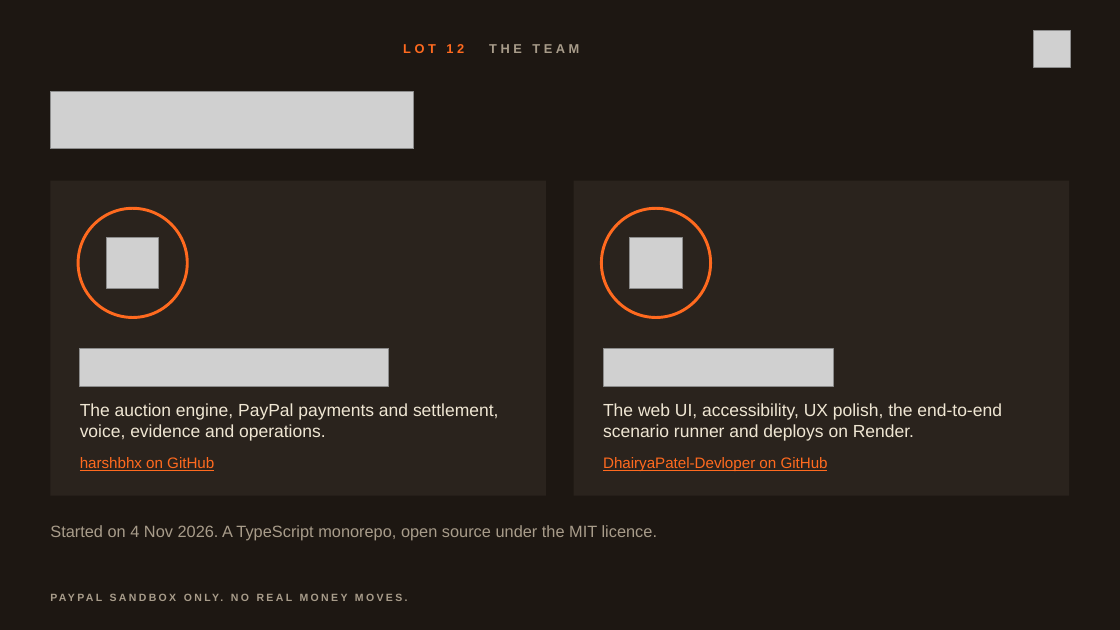
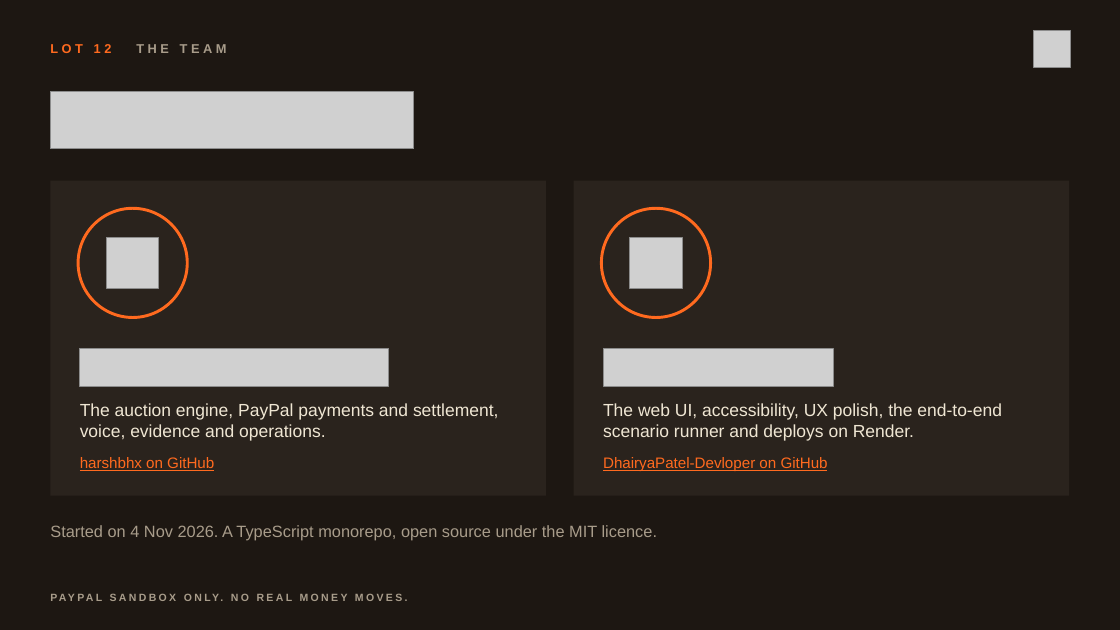
Before and after one commit to harshbhx/gavel-auction, a slide deck: slide 13 of brand/devpost/judges/GAVEL-judge-deck.pptx. Drawn at 1120x630 pixels with LibreOffice and Linux fonts; fonts in the diff are those of the drawing; grey boxes stand for pictures. Boxes give left, top, right and bottom in pixels: in the first picture for what was removed or moved away, otherwise in the second. Text is boxed around its words. In the diff, an @@ line names an element or a change of style, - is before the commit and + after.

```diff
--- a/brand/devpost/judges/GAVEL-judge-deck.pptx
+++ b/brand/devpost/judges/GAVEL-judge-deck.pptx
@@ title "LOT 12 THE TEAM" at <box>50,44,227,53</box>: alignment centre to left @@
```
Also in this commit, not shown: 13 other slides changed, 4 other files.
